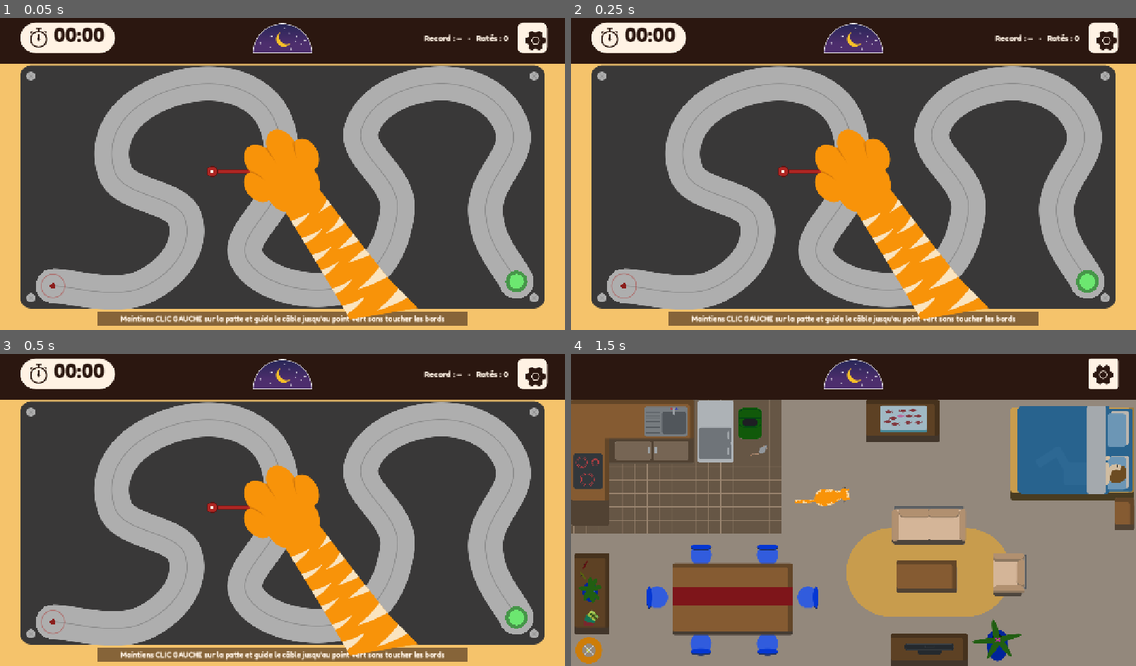
Above: before the commit, frames 1-4 (two rows, left to right).
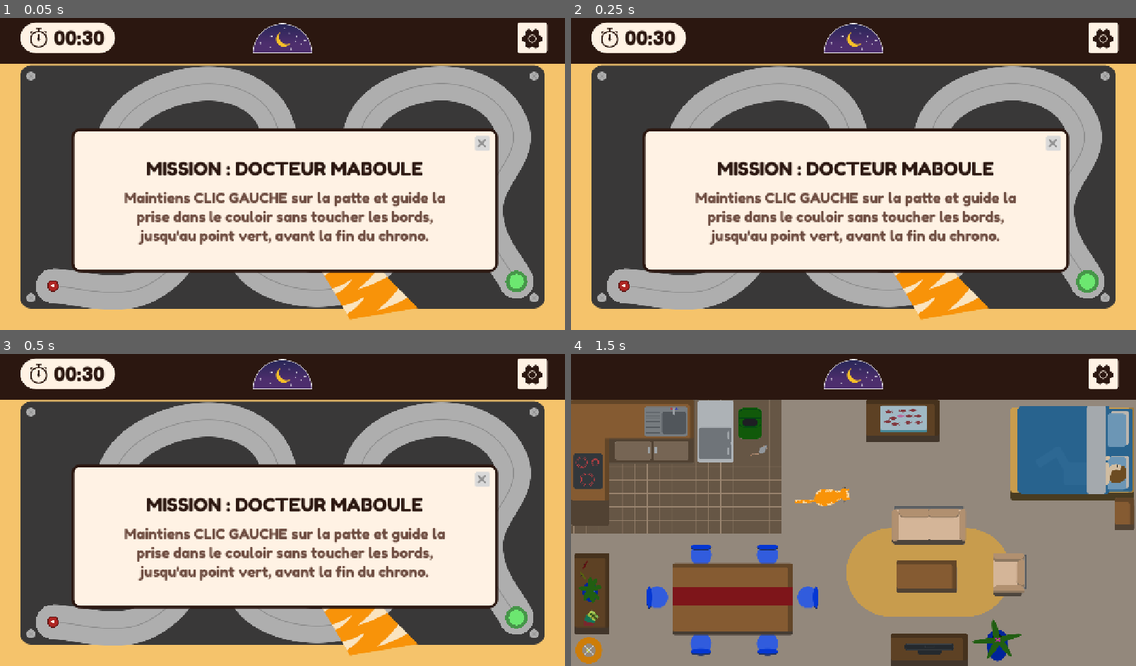
Above: after the commit, the same moments.

Repository: Tominouu/Oopsie_Pawsie
Game: Godot game, scene res://scenes/mini_games/cable.tscn
Same seed, same stepped clock (60 frames per second), same inputs: the game is played once before the commit and once after it. This scene is started directly instead of the project's main scene.
Inputs (mouse positions are in pixels of both pictures, inside the frame that each line leads up to):
- Up to frame 1 (0.05 s): no input
- Up to frame 2 (0.25 s): no input
- Up to frame 3 (0.5 s): no input
- Up to frame 4 (1.5 s): click (1102, 372) at 0.5 s; tap Enter at 1.25 s; move the mouse to (977, 491) at 1.27 s; hold D from 1.28 s (still down); tap R at 1.35 s; click (977, 491) at 1.42 s

The runs differ from the first frame. In frame 1, 38% of the frame differs, in the area x 7-97%, y 1-99%; in frame 2, 38%; in frame 3, 38%; in frame 4, nothing differs.

Commit message:
FI23 : Mini rhythm game

Diff:
--- /dev/null
+++ b/assets/sprites/cable/fermer.svg
@@ -0,0 +1,6 @@
+<svg preserveAspectRatio="none" overflow="visible" style="display: block;" width="20.79" height="20.097" viewBox="0 0 20.79 20.097" fill="none" xmlns="http://www.w3.org/2000/svg">
+<g id="Group 93">
+<line id="Line 31" x1="2.079" y1="-2.079" x2="23.4023" y2="-2.079" transform="matrix(-0.707107 0.707107 0.707107 0.707107 20.7898 2.079)" stroke="#919191" style="stroke:#919191;stroke:color(display-p3 0.5705 0.5705 0.5705);stroke-opacity:1;" stroke-width="4.158" stroke-linecap="round"/>
+<line id="Line 32" x1="2.94015" y1="2.07902" x2="18.018" y2="17.1569" stroke="#919191" style="stroke:#919191;stroke:color(display-p3 0.5705 0.5705 0.5705);stroke-opacity:1;" stroke-width="4.158" stroke-linecap="round"/>
+</g>
+</svg>
--- a/scripts/mini_games/cable.gd
+++ b/scripts/mini_games/cable.gd
@@ -3,7 +3,7 @@
 ## Maintenir CLIC GAUCHE sur la patte-prise, la guider dans le couloir sans toucher
 ## les bords. Arriver au bout débranche le câble : c'est gagné.
 
-enum State { IDLE, DRAGGING, LOST, WON }
+enum State { INTRO, IDLE, DRAGGING, LOST, WON }
 
 const SCREEN := Vector2(1280, 720)
 const HEADER_H := 116.0
@@ -34,6 +34,7 @@
 const GEAR_TEX := preload("res://assets/sprites/cable/parametres.svg")
 const BOLT_TEX := preload("res://assets/sprites/cable/boulon.svg")
 const PATTE_TEX := preload("res://assets/sprites/cable/patte.svg")
+const FERMER_TEX := preload("res://assets/sprites/cable/fermer.svg")
 
 ## Ancrage (coussinets) de la patte dans patte.svg, en taille réelle — comme dans
 ## le jeu de rythme et le placard, la grosse patte remplace entièrement le curseur.
@@ -43,7 +44,11 @@
 ## dans le couloir est décalé par rapport à la patte pour rester toujours visible
 ## (relié par un bâton, comme sur la maquette) : c'est LUI qui doit toucher la
 ## prise de départ puis slalomer jusqu'à l'arrivée.
-const PIN_OFFSET := Vector2(-159.0, 0.0)
+## Attention : le point guidé = souris + ce décalage, donc le point le plus à
+## droite du parcours (~1170 px) doit rester atteignable avec une souris qui ne
+## dépasse pas SCREEN.x (1280) : il faut |PIN_OFFSET.x| < SCREEN.x - 1170, sinon
+## le dernier virage devient impossible à atteindre (échec garanti).
+const PIN_OFFSET := Vector2(-95.0, 0.0)
 
 const COL_OUTER := Color("f5c36b")
 const COL_BOARD := Color("393838")
@@ -55,16 +60,19 @@
 const COL_GOAL := Color("6ce770")
 const COL_CREAM := Color("fff2e4")
 const COL_DARK := Color("2b1710")
-
-var _state := State.IDLE
+const COL_BODY_TEXT := Color("6e4d41")
+const COL_CLOSE_BG := Color("d9d9d9")
+
+@export var time_limit := 30.0
+@export var result_delay := 0.6
+
+var _state := State.INTRO
 var _track := PackedVector2Array()
 var _end_pos := Vector2.ZERO
 var _plug_pos := Vector2.ZERO
 var _trail := PackedVector2Array()
-var _fails := 0
+var _time_left := 0.0
 var _elapsed := 0.0
-var _best := INF
-var _message := ""
 var _time := 0.0
 var _shake := 0.0
 var _flash := 0.0
@@ -77,7 +85,10 @@
 var _sound_idx := 0
 
 var _time_label: Label
-var _stats_label: Label
+var _popup: Control
+var _overlay: ColorRect
+var _title_label: Label
+var _sub_label: Label
 
 @onready var _audio: AudioStreamPlayer = $Audio
 
@@ -88,6 +99,8 @@
 	_setup_audio()
 	_build_board_style()
 	_build_hud()
+	_build_popup()
+	_build_overlay()
 	_build_paw()
 	_reset()
 
@@ -129,12 +142,12 @@
 	_end_pos = _track[_track.size() - 1]
 
 
+## Remet le parcours à zéro sans toucher à l'état (IDLE ou INTRO selon l'appelant).
 func _reset() -> void:
-	_state = State.IDLE
 	_plug_pos = _track[0]
 	_trail = PackedVector2Array([_plug_pos])
 	_elapsed = 0.0
-	_message = ""
+	_time_left = time_limit
 
 
 # --- HUD (maquette Figma) ------------------------------------------------------
@@ -146,15 +159,8 @@
 	add_child(_make_panel(Rect2(46, 22, 214.272, 69.12), COL_CREAM, 35))
 	_add_texture(CHRONO_TEX, Vector2(68.46, 32.37))
 	_time_label = _make_label(43, COL_DARK)
-	_time_label.position = Vector2(122.03, 24)
-	_time_label.size = Vector2(150, 56)
+	_time_label.position = Vector2(122.03, 30.64)
 	add_child(_time_label)
-
-	_stats_label = _make_label(18, COL_CREAM)
-	_stats_label.position = Vector2(660, 46)
-	_stats_label.size = Vector2(492, 30)
-	_stats_label.horizontal_alignment = HORIZONTAL_ALIGNMENT_RIGHT
-	add_child(_stats_label)
 
 	_build_gear_button()
 
@@ -162,9 +168,8 @@
 ## Bouton réglages (coin haut droit) : ramène à la maison, comme Échap.
 func _build_gear_button() -> void:
 	var rect := Rect2(1172, 22, 68.144, 69.144)
-	add_child(_make_panel(rect, COL_CREAM, 14))
-	var icon_size: Vector2 = GEAR_TEX.get_size() * 0.72
-	_add_texture(GEAR_TEX, rect.position + (rect.size - icon_size) * 0.5, icon_size)
+	add_child(_make_panel(rect, COL_CREAM, 6))
+	_add_texture(GEAR_TEX, Vector2(1182.98, 36))
 
 	var btn := Button.new()
 	btn.position = rect.position
@@ -177,14 +182,86 @@
 	add_child(btn)
 
 
-func _add_texture(tex: Texture2D, pos: Vector2, size := Vector2.ZERO) -> TextureRect:
+## Pop-up de mission (maquette Figma), même principe que croquettes.gd / souris.gd /
+## scene_aquarium.gd : explique l'objectif avant de commencer, se ferme au premier clic.
+func _build_popup() -> void:
+	var layer := CanvasLayer.new()
+	layer.layer = 1
+	add_child(layer)
+	_popup = Control.new()
+	_popup.mouse_filter = Control.MOUSE_FILTER_IGNORE
+	layer.add_child(_popup)
+
+	var box := Panel.new()
+	box.position = Vector2(162, 262)
+	box.size = Vector2(966, 327)
+	box.mouse_filter = Control.MOUSE_FILTER_IGNORE
+	var style := StyleBoxFlat.new()
+	style.bg_color = COL_CREAM
+	style.border_color = COL_DARK
+	style.set_border_width_all(6)
+	style.set_corner_radius_all(18)
+	box.add_theme_stylebox_override("panel", style)
+	_popup.add_child(box)
+
+	var title := _make_label(42, COL_DARK)
+	title.text = "MISSION : DOCTEUR MABOULE"
+	title.position = Vector2(215, 328)
+	title.size = Vector2(860, 45)
+	title.horizontal_alignment = HORIZONTAL_ALIGNMENT_CENTER
+	_popup.add_child(title)
+
+	var body := _make_label(32, COL_BODY_TEXT)
+	body.autowrap_mode = TextServer.AUTOWRAP_WORD_SMART
+	body.horizontal_alignment = HORIZONTAL_ALIGNMENT_CENTER
+	body.custom_minimum_size = Vector2(782, 0)
+	body.text = "Maintiens CLIC GAUCHE sur la patte et guide la prise dans le couloir " \
+		+ "sans toucher les bords, jusqu'au point vert, avant la fin du chrono."
+	body.position = Vector2(254, 400)
+	body.size = Vector2(782, 160)
+	_popup.add_child(body)
+
+	_popup.add_child(_make_panel(Rect2(1075.5, 278.5, 33.66, 33.66), COL_CLOSE_BG, 4))
+	_popup.add_child(_add_texture(FERMER_TEX, Vector2(1081.44, 286.32), false))
+
+
+## Écran de fin (gagné/perdu), même principe que rythme.gd / croquettes.gd / souris.gd :
+## voile sombre plein écran + gros titre + sous-titre, qui s'estompe en fondu.
+func _build_overlay() -> void:
+	var layer := CanvasLayer.new()
+	layer.layer = 2
+	add_child(layer)
+
+	_overlay = ColorRect.new()
+	_overlay.color = Color(0.0, 0.0, 0.0, 0.7)
+	_overlay.size = SCREEN
+	_overlay.visible = false
+	_overlay.mouse_filter = Control.MOUSE_FILTER_IGNORE
+	layer.add_child(_overlay)
+
+	_title_label = _make_label(96, Color.WHITE)
+	_title_label.add_theme_constant_override("outline_size", 10)
+	_title_label.add_theme_color_override("font_outline_color", Color(0.0, 0.0, 0.0, 0.8))
+	_title_label.position = Vector2(0, SCREEN.y * 0.5 - 120)
+	_title_label.size = Vector2(SCREEN.x, 130)
+	_title_label.horizontal_alignment = HORIZONTAL_ALIGNMENT_CENTER
+	_overlay.add_child(_title_label)
+
+	_sub_label = _make_label(26, Color.WHITE)
+	_sub_label.position = Vector2(0, SCREEN.y * 0.5 + 20)
+	_sub_label.size = Vector2(SCREEN.x, 50)
+	_sub_label.horizontal_alignment = HORIZONTAL_ALIGNMENT_CENTER
+	_overlay.add_child(_sub_label)
+
+
+func _add_texture(tex: Texture2D, pos: Vector2, attach := true) -> TextureRect:
 	var t := TextureRect.new()
 	t.texture = tex
 	t.position = pos
-	t.size = size if size != Vector2.ZERO else tex.get_size()
-	t.stretch_mode = TextureRect.STRETCH_SCALE
+	t.size = tex.get_size()
 	t.mouse_filter = Control.MOUSE_FILTER_IGNORE
-	add_child(t)
+	if attach:
+		add_child(t)
 	return t
 
 
@@ -224,16 +301,28 @@
 				_lose("Tu as lâché le câble !")
 			return
 		match _state:
+			State.INTRO:
+				_start_game()
 			State.IDLE:
 				if mb.button_index == MOUSE_BUTTON_LEFT and point.distance_to(_plug_pos) <= GRAB_RADIUS:
 					_state = State.DRAGGING
 					_play(_synth(500.0, 900.0, 0.07, false, 0.25))
 			State.LOST, State.WON:
-				_reset()
+				if _overlay.visible:
+					get_tree().reload_current_scene()
 	elif event is InputEventMouseMotion and _state == State.DRAGGING:
 		_move_plug(point)
-	elif event is InputEventKey and event.pressed and (event as InputEventKey).keycode == KEY_R:
+	elif event is InputEventKey and event.pressed and (event as InputEventKey).keycode == KEY_R \
+			and _state != State.INTRO:
 		_reset()
+		_state = State.IDLE
+
+
+func _start_game() -> void:
+	_state = State.IDLE
+	var tween := _popup.create_tween()
+	tween.tween_property(_popup, "modulate:a", 0.0, 0.2)
+	tween.tween_callback(_popup.hide)
 
 
 ## Position du point guidé dans le couloir : la patte (= souris) + le décalage
@@ -301,26 +390,41 @@
 
 
 func _lose(reason: String) -> void:
+	if _state == State.LOST or _state == State.WON:
+		return
 	_state = State.LOST
-	_fails += 1
-	_message = reason
 	_shake = 1.0
 	_flash = 1.0
 	_spawn_sparks(_plug_pos, COL_WALL_HIT, 24)
 	_play(_synth(115.0, 95.0, 0.5, true, 0.18))
+	_finish(false, reason)
 
 
 func _win() -> void:
+	if _state == State.LOST or _state == State.WON:
+		return
 	_state = State.WON
 	_plug_pos = _end_pos
-	_best = minf(_best, _elapsed)
-	_message = "Câble débranché en %.2f s" % _elapsed
 	_spawn_sparks(_track[0], COL_PLUG, 24)
 	_spawn_sparks(_end_pos, COL_GOAL, 30)
 	var jingle := PackedVector2Array()
 	for f in [523.0, 659.0, 784.0, 1047.0]:
 		jingle.append_array(_synth(f, f, 0.11, false, 0.25))
 	_play(jingle)
+	_finish(true, "Câble débranché en %.2f s" % _elapsed)
+
+
+## Affiche l'écran de fin après un court délai (laisse le temps aux étincelles/au
+## son de se jouer), même timing que les autres mini-jeux.
+func _finish(won: bool, message: String) -> void:
+	_title_label.text = "PAWSOME !" if won else "OOPSIE !"
+	_title_label.add_theme_color_override("font_color", COL_GOAL if won else COL_WALL_HIT)
+	var hint := "Clic pour rejouer" if won else "Clic pour réessayer"
+	_sub_label.text = "%s   ·   %s   ·   Échap / B : maison" % [message, hint]
+	await get_tree().create_timer(result_delay).timeout
+	_overlay.modulate.a = 0.0
+	_overlay.visible = true
+	create_tween().tween_property(_overlay, "modulate:a", 1.0, 0.4)
 
 
 # --- Boucle ------------------------------------------------------------------
@@ -331,6 +435,10 @@
 	_time += delta
 	if _state == State.DRAGGING:
 		_elapsed += delta
+	if _state == State.IDLE or _state == State.DRAGGING:
+		_time_left = maxf(_time_left - delta, 0.0)
+		if _time_left <= 0.0:
+			_lose("Temps écoulé ! Le câble est resté branché.")
 	_shake = maxf(0.0, _shake - delta * 2.5)
 	_flash = maxf(0.0, _flash - delta * 3.0)
 	for sp in _sparks:
@@ -345,10 +453,7 @@
 
 
 func _update_labels() -> void:
-	var secs := int(_elapsed)
-	_time_label.text = "%02d:%02d" % [secs / 60, secs % 60]
-	var best := "—" if _best == INF else "%.2f s" % _best
-	_stats_label.text = "Record : %s   ·   Ratés : %d" % [best, _fails]
+	_time_label.text = "00:%02d" % ceili(_time_left)
 
 
 func _spawn_sparks(at: Vector2, color: Color, count: int) -> void:
@@ -394,7 +499,6 @@
 	draw_set_transform(Vector2.ZERO)
 	if _flash > 0.0:
 		draw_rect(Rect2(Vector2.ZERO, SCREEN), Color(1, 0.2, 0.2, 0.22 * _flash))
-	_draw_banner()
 
 
 func _draw_bolts() -> void:
@@ -453,36 +557,6 @@
 	draw_circle(_plug_pos, PLUG_RADIUS + 2.0, COL_PLUG.darkened(0.45))
 	draw_circle(_plug_pos, PLUG_RADIUS, COL_PLUG)
 	draw_circle(_plug_pos, PLUG_RADIUS * 0.35, COL_CREAM)
-
-
-func _draw_banner() -> void:
-	match _state:
-		State.LOST:
-			_banner("OOPSIE !", _message, COL_WALL_HIT, "Clic pour réessayer  ·  R / Y pour recommencer  ·  Échap / B : maison")
-		State.WON:
-			_banner("PAWSOME !", _message, COL_GOAL, "Clic pour rejouer  ·  Échap / B : maison")
-		State.IDLE:
-			_hint("Maintiens CLIC GAUCHE sur la patte et guide le câble jusqu'au point vert sans toucher les bords")
-
-
-func _hint(text: String) -> void:
-	var rect := Rect2(SCREEN.x / 2 - 420, SCREEN.y - 40, 840, 30)
-	draw_rect(rect, Color(COL_DARK, 0.55))
-	_text(text, rect.position + Vector2(0, 21), rect.size.x, 16, COL_CREAM)
-
-
-func _banner(title: String, sub: String, color: Color, hint: String) -> void:
-	var rect := Rect2(SCREEN.x / 2 - 300, SCREEN.y / 2 - 100, 600, 200)
-	draw_rect(rect, Color(COL_DARK, 0.9))
-	draw_rect(rect, color, false, 4.0)
-	_text(title, rect.position + Vector2(0, 70), rect.size.x, 52, color)
-	_text(sub, rect.position + Vector2(0, 118), rect.size.x, 22, COL_CREAM)
-	_text(hint, rect.position + Vector2(0, 168), rect.size.x, 16, Color(COL_CREAM, 0.7))
-
-
-func _text(s: String, pos: Vector2, width: float, size: int, color: Color,
-		align := HORIZONTAL_ALIGNMENT_CENTER) -> void:
-	draw_string(FONT, pos, s, align, width, size, color)
 
 
 # --- Son (généré, aucun fichier audio) ----------------------------------------
Not shown, added: assets/sprites/cable/fermer.svg.import
